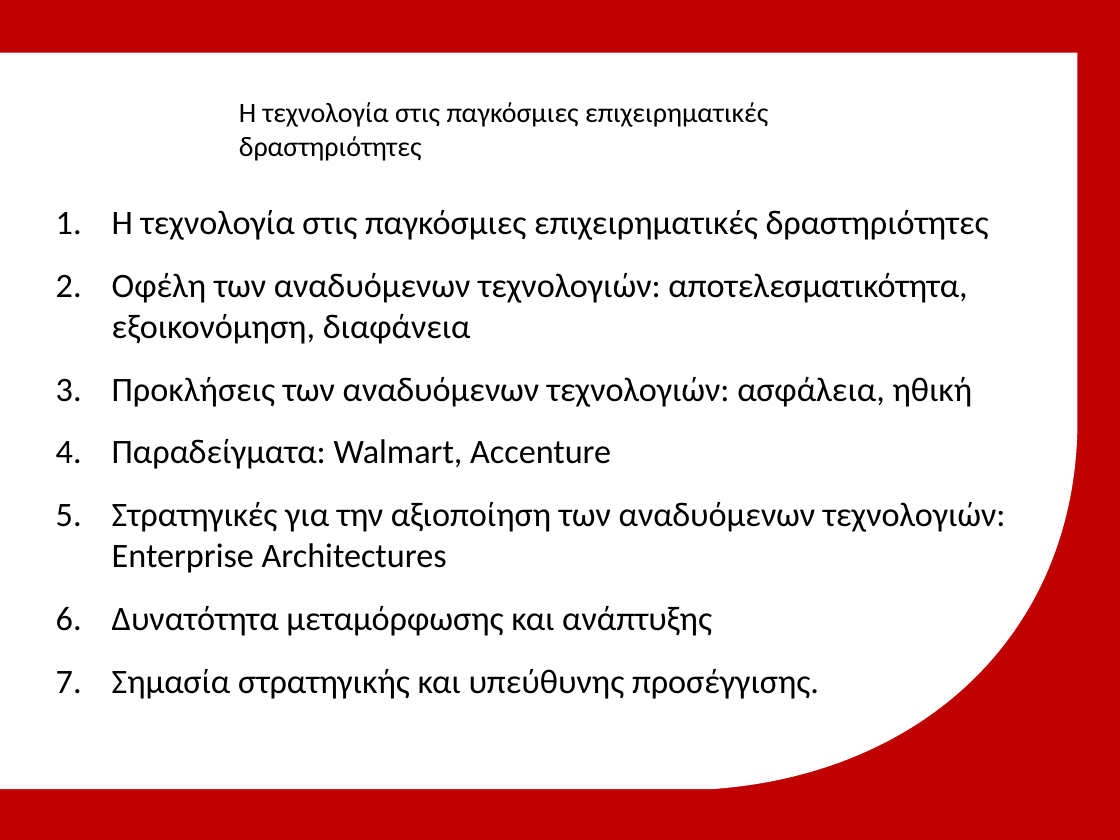
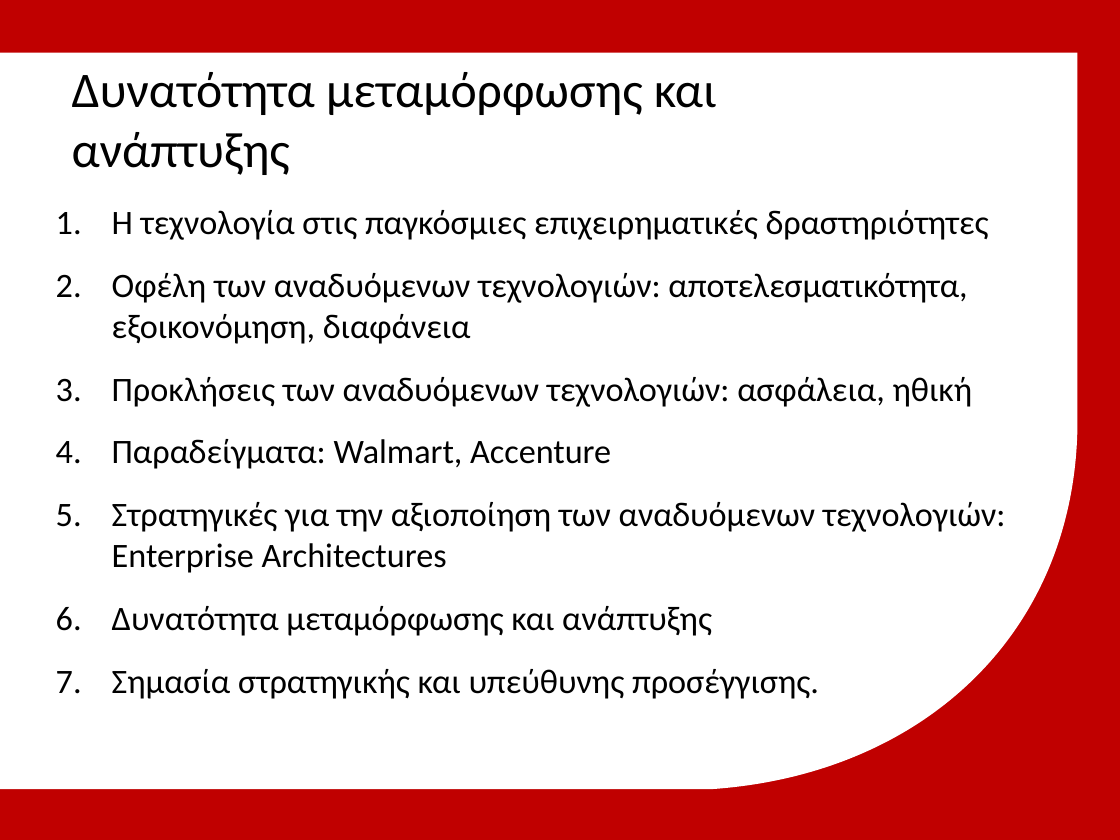
Before and after one commit to michailmarkou1995/MBA, a slide deck: slide 9 of Spiritual Wellbeing IV Professional Development and Applied Research/Μητροπολιτικό Κολλέγιο_ΣΕΚΦ[Μιχαηλ Μαρκου] IT in Global Business.pptx. Drawn at 1120x840 pixels with LibreOffice and Linux fonts; fonts in the diff are those of the drawing; background and template pictures are left out. Boxes give left, top, right and bottom in pixels: in the first picture for what was removed or moved away, otherwise in the second. Text is boxed around its words. In the diff, an @@ line names an element or a change of style, - is before the commit and + after.

```diff
--- a/Spiritual Wellbeing IV Professional Development and Applied Research/Μητροπολιτικό Κολλέγιο_ΣΕΚΦ[Μιχαηλ Μαρκου] IT in Global Business.pptx
+++ b/Spiritual Wellbeing IV Professional Development and Applied Research/Μητροπολιτικό Κολλέγιο_ΣΕΚΦ[Μιχαηλ Μαρκου] IT in Global Business.pptx
@@ text at (72,72,717,175): text changed; size 18 to 32 pt @@
-Η τεχνολογία στις παγκόσμιες επιχειρηματικές δραστηριότητες
+Δυνατότητα μεταμόρφωσης και ανάπτυξης
```
Also in this commit, not shown: 2 slides added, 2 slides removed.
